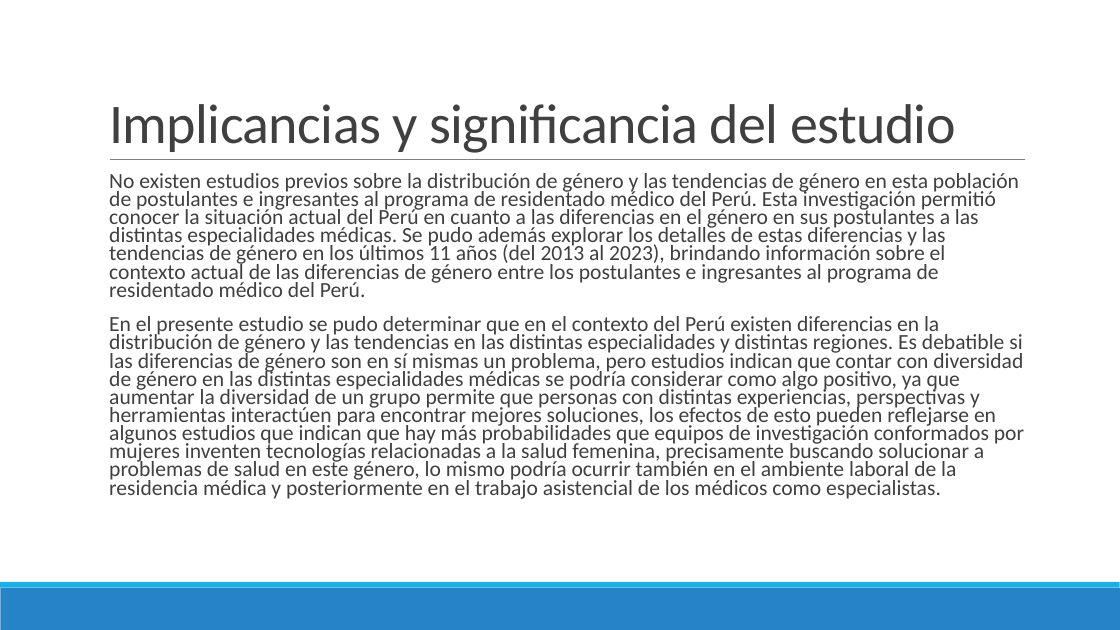
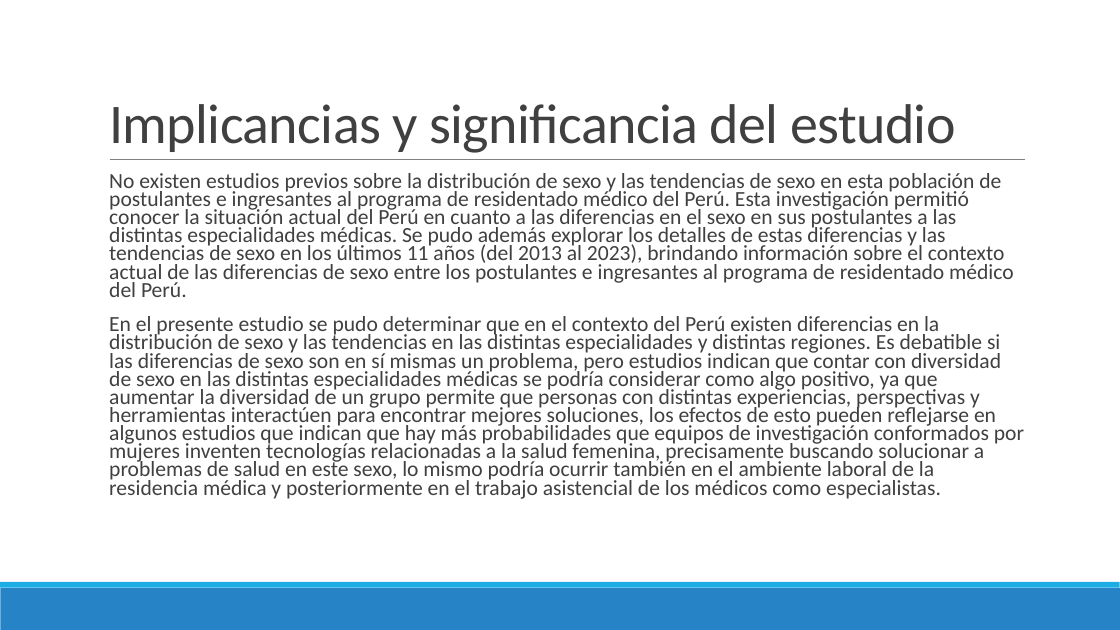
Before and after one commit to danimedi/tesis_genero_especialidades, a slide deck: slide 63 of doc/diapositivas_sustentacion_tesis.pptx. Drawn at 1120x630 pixels with LibreOffice and Linux fonts; fonts in the diff are those of the drawing. Boxes give left, top, right and bottom in pixels: in the first picture for what was removed or moved away, otherwise in the second. Text is boxed around its words. In the diff, an @@ line names an element or a change of style, - is before the commit and + after.

```diff
--- a/doc/diapositivas_sustentacion_tesis.pptx
+++ b/doc/diapositivas_sustentacion_tesis.pptx
@@ text at (x1=109, y1=173, x2=1024, y2=499): text changed @@
-  No existen estudios previos sobre la distribución de género y las tendencias de género en esta población de postulantes e ingresantes al programa de residentado médico del Perú. Esta investigación permitió conocer la situación actual del Perú en cuanto a las diferencias en el género en sus postulantes a las distintas especialidades médicas. Se pudo además explorar los detalles de estas diferencias y las tendencias de género en los últimos 11 años (del 2013 al 2023), brindando información sobre el contexto actual de las diferencias de género entre los postulantes e ingresantes al programa de residentado médico del Perú.
-  En el presente estudio se pudo determinar que en el contexto del Perú existen diferencias en la distribución de género y las tendencias en las distintas especialidades y distintas regiones. Es debatible si las diferencias de género son en sí mismas un problema, pero estudios indican que contar con diversidad de género en las distintas especialidades médicas se podría considerar como algo positivo, ya que aumentar la diversidad de un grupo permite que personas con distintas experiencias, perspectivas y herramientas interactúen para encontrar mejores soluciones, los efectos de esto pueden reflejarse en algunos estudios que indican que hay más probabilidades que equipos de investigación conformados por mujeres inventen tecnologías relacionadas a la salud femenina, precisamente buscando solucionar a problemas de salud en este género, lo mismo podría ocurrir también en el ambiente laboral de la residencia médica y posteriormente en el trabajo asistencial de los médicos como especialistas.
+  No existen estudios previos sobre la distribución de sexo y las tendencias de sexo en esta población de postulantes e ingresantes al programa de residentado médico del Perú. Esta investigación permitió conocer la situación actual del Perú en cuanto a las diferencias en el sexo en sus postulantes a las distintas especialidades médicas. Se pudo además explorar los detalles de estas diferencias y las tendencias de sexo en los últimos 11 años (del 2013 al 2023), brindando información sobre el contexto actual de las diferencias de sexo entre los postulantes e ingresantes al programa de residentado médico del Perú.
+  En el presente estudio se pudo determinar que en el contexto del Perú existen diferencias en la distribución de sexo y las tendencias en las distintas especialidades y distintas regiones. Es debatible si las diferencias de sexo son en sí mismas un problema, pero estudios indican que contar con diversidad de sexo en las distintas especialidades médicas se podría considerar como algo positivo, ya que aumentar la diversidad de un grupo permite que personas con distintas experiencias, perspectivas y herramientas interactúen para encontrar mejores soluciones, los efectos de esto pueden reflejarse en algunos estudios que indican que hay más probabilidades que equipos de investigación conformados por mujeres inventen tecnologías relacionadas a la salud femenina, precisamente buscando solucionar a problemas de salud en este sexo, lo mismo podría ocurrir también en el ambiente laboral de la residencia médica y posteriormente en el trabajo asistencial de los médicos como especialistas.
```
Also in this commit, not shown: 48 other slides changed, 2 other files.
